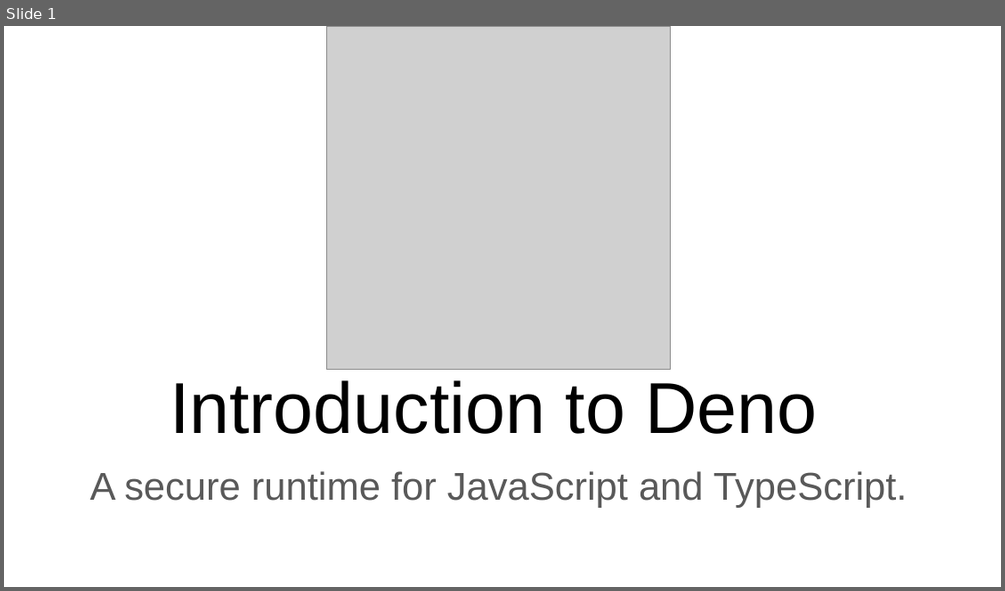
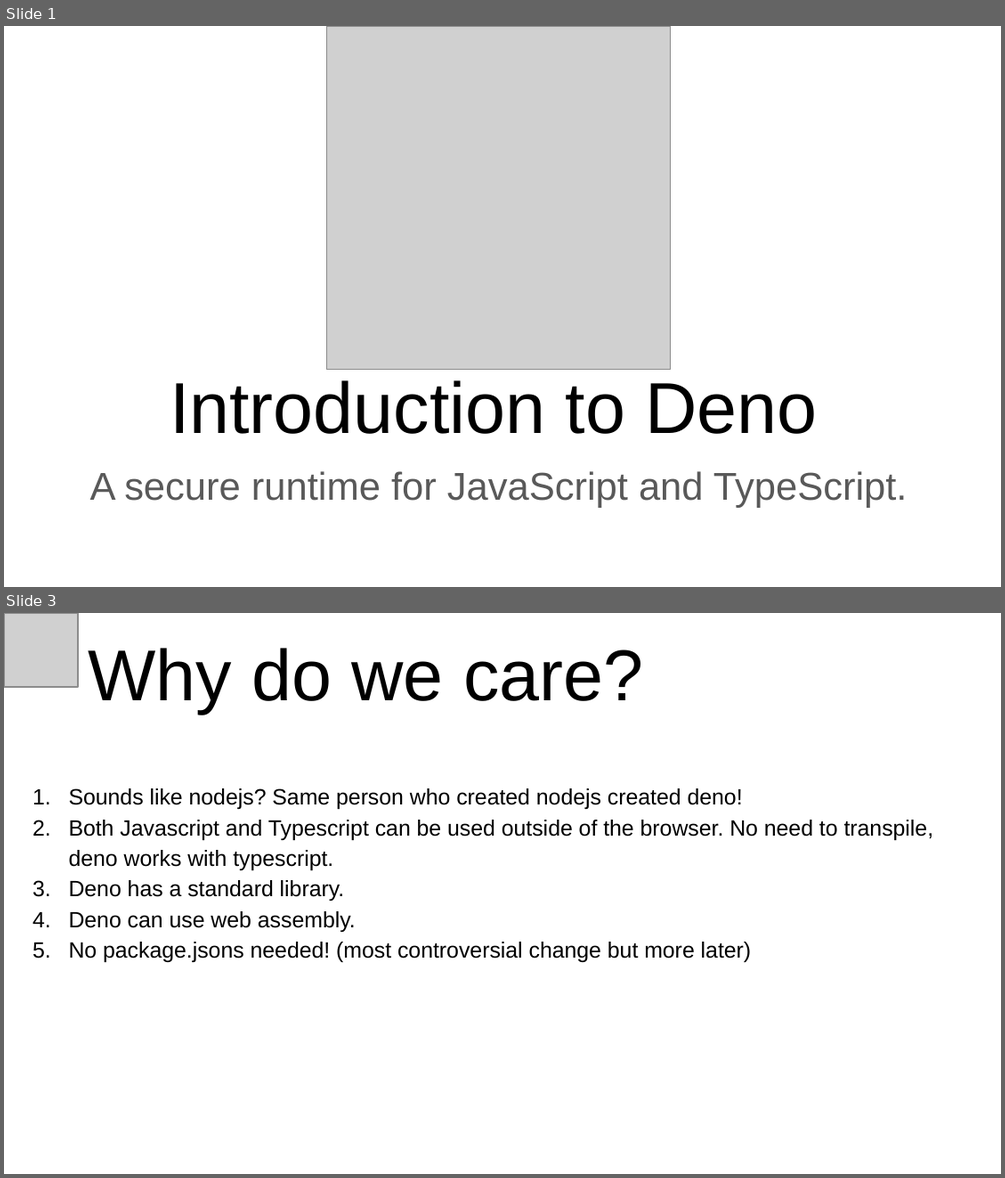
Before and after one commit to michaelachrisco/deno-developer-talk, a slide deck: Introduction to Deno.pptx. Shown one above the other, each under a label of ours: slide 1 before the commit, slides 1 and 3 after it; the slides between them are not shown. The pictures are 1005x591 and 1005x1178 pixels, drawn with LibreOffice and Linux fonts; fonts in the diff are those of the drawing; grey boxes stand for pictures. Boxes give left, top, right and bottom in pixels: in the first picture for what was removed or moved away, otherwise in the second. Text is boxed around its words. In the diff, an @@ line names an element or a change of style, - is before the commit and + after.

```diff
--- a/Introduction to Deno.pptx
+++ b/Introduction to Deno.pptx
@@ slide 3 added at [4,613,1001,1174], background #FFFFFF @@
@@ picture added at [4,613,78,687] @@
@@ title added at [88,648,643,713], 52 pt, text #000000 @@
+Why do we care?
@@ text added at [69,788,934,962], 16 pt, text #000000 @@
+1. Sounds like nodejs? Same person who created nodejs created deno!
+2. Both Javascript and Typescript can be used outside of the browser. No need to transpile, deno works with typescript.
+3. Deno has a standard library.
+4. Deno can use web assembly.
+5. No package.jsons needed! (most controversial change but more later)
```
Also in this commit, not shown: 1 slide changed, 3 other slides added, 1 slide removed, 2 other files.
